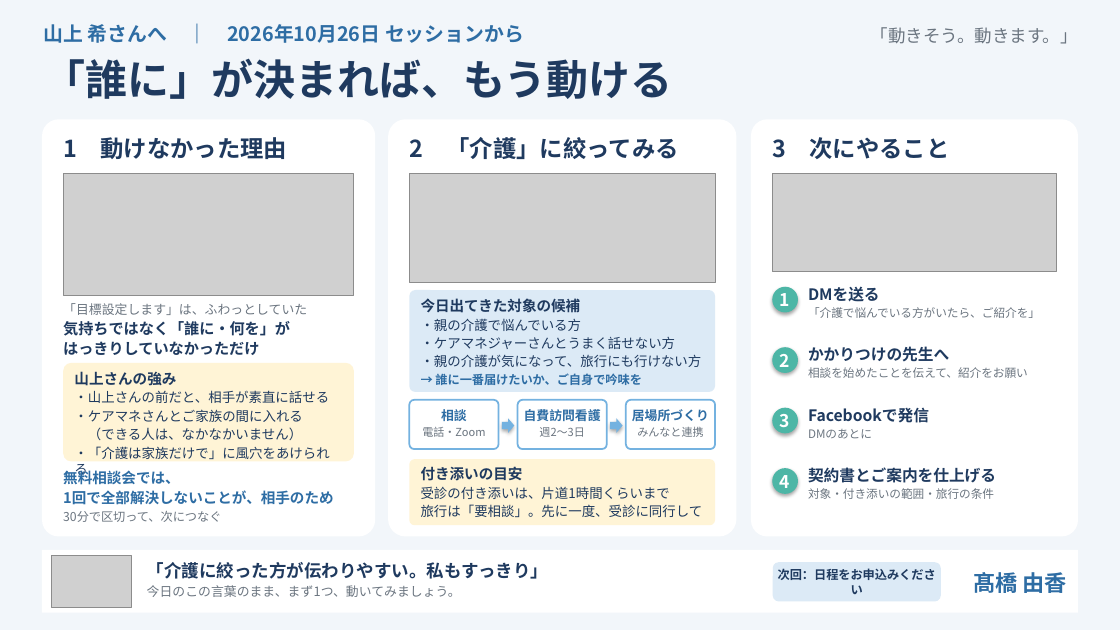
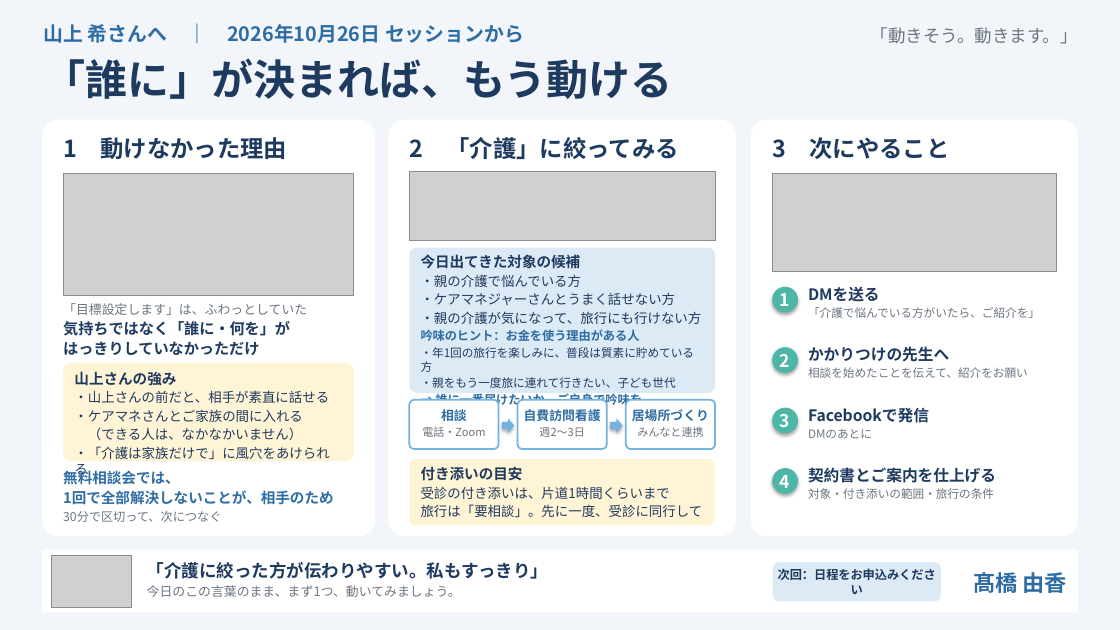
Before and after one commit to y-takahashi-cmd/MyBrain, a slide deck: slide 1 of 20_Projects/企業のオンライン保健室養成講座/初級コース/山上希/セッションログ/20261026_山上さんへ_セッションまとめ.pptx. Drawn at 1120x630 pixels with LibreOffice and Linux fonts; fonts in the diff are those of the drawing; grey boxes stand for pictures. Boxes give left, top, right and bottom in pixels: in the first picture for what was removed or moved away, otherwise in the second. Text is boxed around its words. In the diff, an @@ line names an element or a change of style, - is before the commit and + after.

```diff
--- a/20_Projects/企業のオンライン保健室養成講座/初級コース/山上希/セッションログ/20261026_山上さんへ_セッションまとめ.pptx
+++ b/20_Projects/企業のオンライン保健室養成講座/初級コース/山上希/セッションログ/20261026_山上さんへ_セッションまとめ.pptx
@@ picture: place and size @@
-picture at [409,174,715,283]
+picture at [409,171,715,241]
@@ rounded rectangle: place and size @@
-rounded rectangle at [409,290,715,392]
+rounded rectangle at [409,248,715,393]
@@ rounded rectangle at [409,248,715,393]: proportions changed @@
@@ text "今日出てきた対象の候補": place and size @@
-text "今日出てきた対象の候補" at [421,298,702,385]
+text "今日出てきた対象の候補" at [421,254,702,408]
@@ text at [421,329,695,388]: paragraphs added @@
+吟味のヒント：お金を使う理由がある人
+・年1回の旅行を楽しみに、普段は質素に貯めている方
+・親をもう一度旅に連れて行きたい、子ども世代
```
Also in this commit, not shown: 3 other files.
